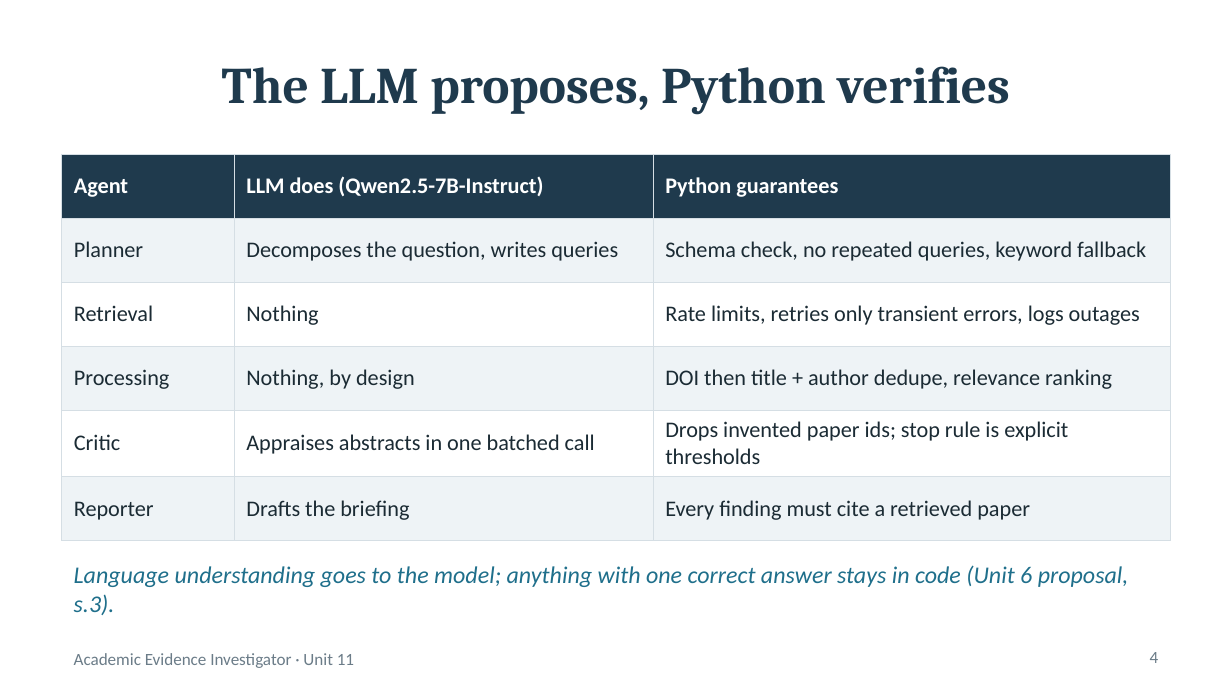
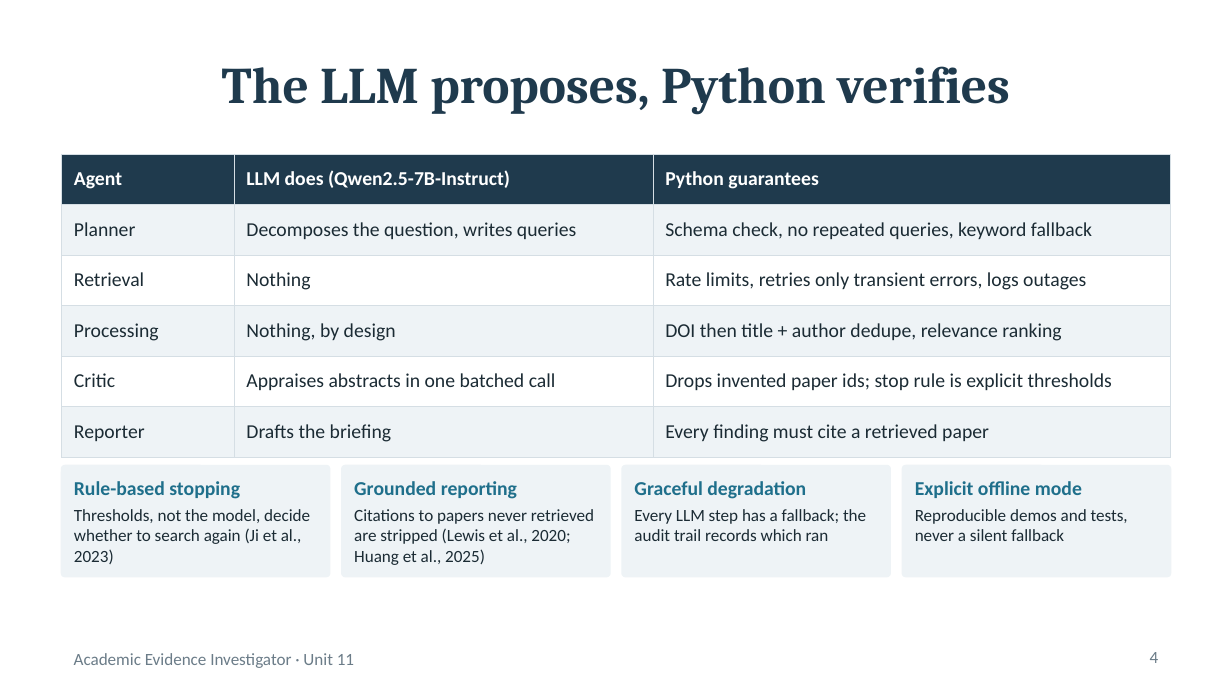
Before and after one commit to ruwanperera1868/llmplanningagent, a slide deck: slide 4 of presentation/Academic_Evidence_Investigator.pptx. Drawn at 1232x693 pixels with LibreOffice and Linux fonts; fonts in the diff are those of the drawing. Boxes give left, top, right and bottom in pixels: in the first picture for what was removed or moved away, otherwise in the second. Text is boxed around its words. In the diff, an @@ line names an element or a change of style, - is before the commit and + after.

```diff
--- a/presentation/Academic_Evidence_Investigator.pptx
+++ b/presentation/Academic_Evidence_Investigator.pptx
@@ table at box(62, 154, 1170, 457) @@
@@ size 13 to 11.5 pt @@
@@ rounded rectangle added at box(62, 466, 329, 577), fill #EEF3F6, outline #EEF3F6 1 pt @@
@@ rounded rectangle added at box(341, 466, 609, 577), fill #EEF3F6, outline #EEF3F6 1 pt @@
@@ rounded rectangle added at box(622, 466, 890, 577), fill #EEF3F6, outline #EEF3F6 1 pt @@
@@ rounded rectangle added at box(903, 466, 1170, 577), fill #EEF3F6, outline #EEF3F6 1 pt @@
@@ text added at box(74, 481, 310, 564), 10 pt, text #1B2B34 @@
+Rule-based stopping
+Thresholds, not the model, decide whether to search again (Ji et al., 2023)
@@ text added at box(354, 481, 594, 565), 10 pt, text #1B2B34 @@
+Grounded reporting
+Citations to papers never retrieved are stripped (Lewis et al., 2020; Huang et al., 2025)
@@ text added at box(634, 481, 866, 541), 10 pt, text #1B2B34 @@
+Graceful degradation
+Every LLM step has a fallback; the audit trail records which ran
@@ text added at box(915, 481, 1128, 541), 10 pt, text #1B2B34 @@
+Explicit offline mode
+Reproducible demos and tests, never a silent fallback
@@ text removed at box(74, 565, 1129, 615) @@
-Language understanding goes to the model; anything with one correct answer stays in code (Unit 6 proposal, s.3).
```
Also in this commit, not shown: 1 other slide changed, 1 slide added, 1 slide removed, 3 other files.
